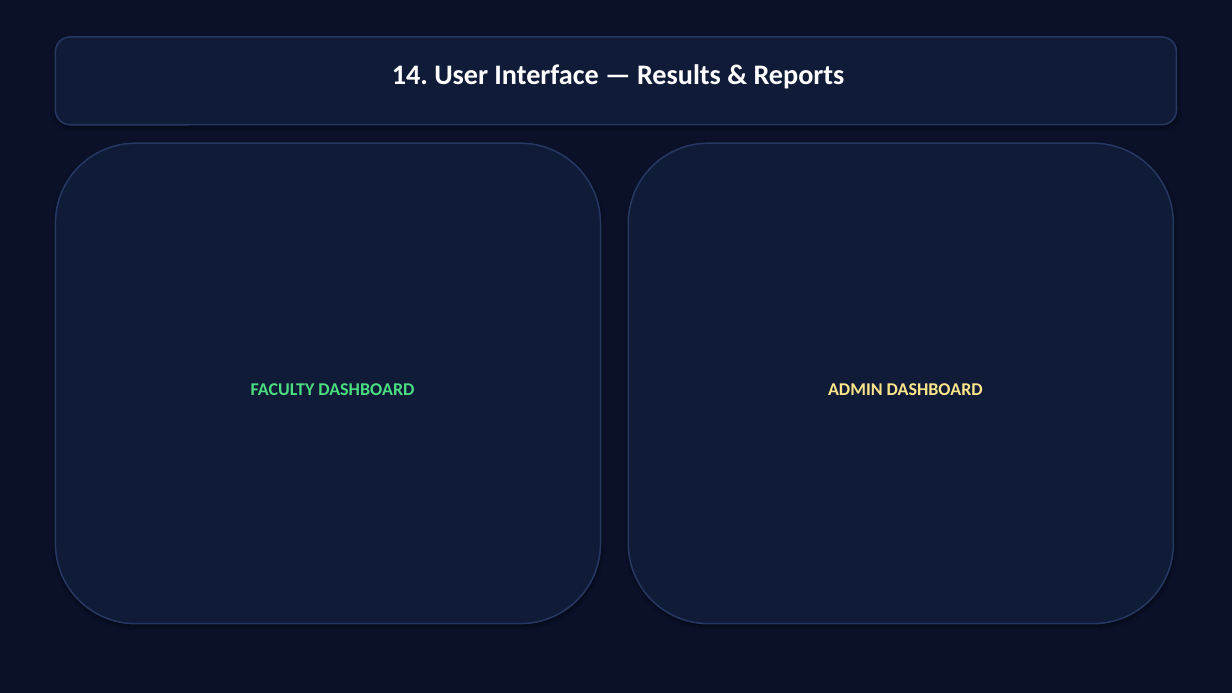
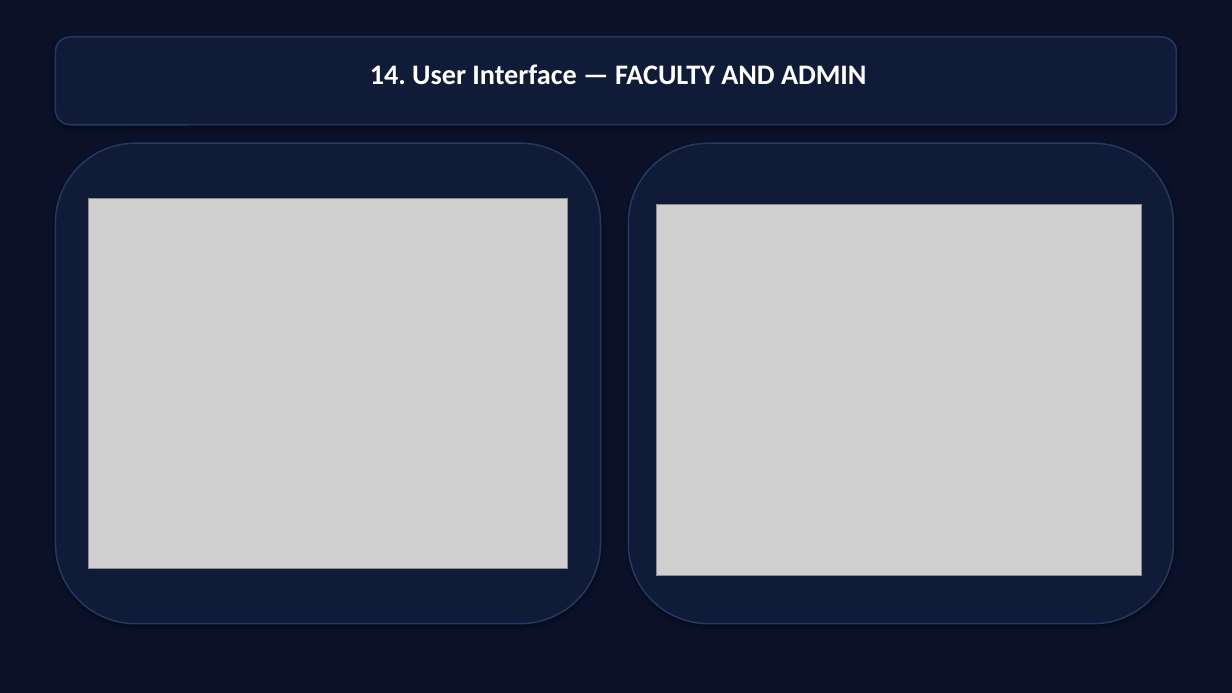
Before and after one commit to krishnavamsi1201/OBLMSc, a slide deck: slide 14 of Project_Final_Presentation_V2.pptx. Drawn at 1232x693 pixels with LibreOffice and Linux fonts; fonts in the diff are those of the drawing; grey boxes stand for pictures. Boxes give left, top, right and bottom in pixels: in the first picture for what was removed or moved away, otherwise in the second. Text is boxed around its words. In the diff, an @@ line names an element or a change of style, - is before the commit and + after.

```diff
--- a/Project_Final_Presentation_V2.pptx
+++ b/Project_Final_Presentation_V2.pptx
@@ text in rounded rectangle at <box>370,64,867,85</box>: text changed @@
-14. User Interface — Results & Reports
+14. User Interface — FACULTY AND ADMIN
@@ picture added at <box>89,199,567,569</box> @@
@@ picture added at <box>656,204,1141,575</box> @@
@@ text in rounded rectangle at <box>251,383,414,395</box>: text removed @@
-FACULTY DASHBOARD
@@ text in rounded rectangle at <box>828,383,983,395</box>: text removed @@
-ADMIN DASHBOARD
```
Also in this commit, not shown: 15 other slides changed, 3 slides added, 2 slides removed, 4 other files.
